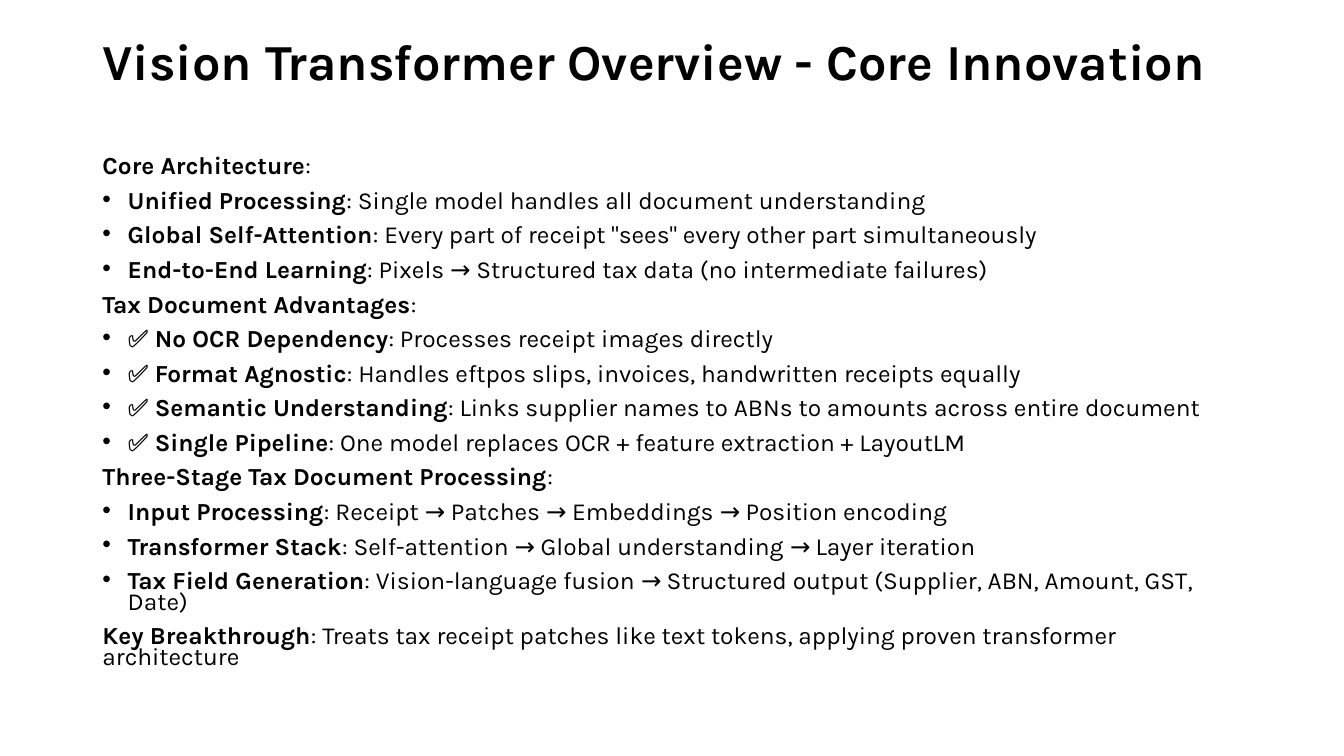
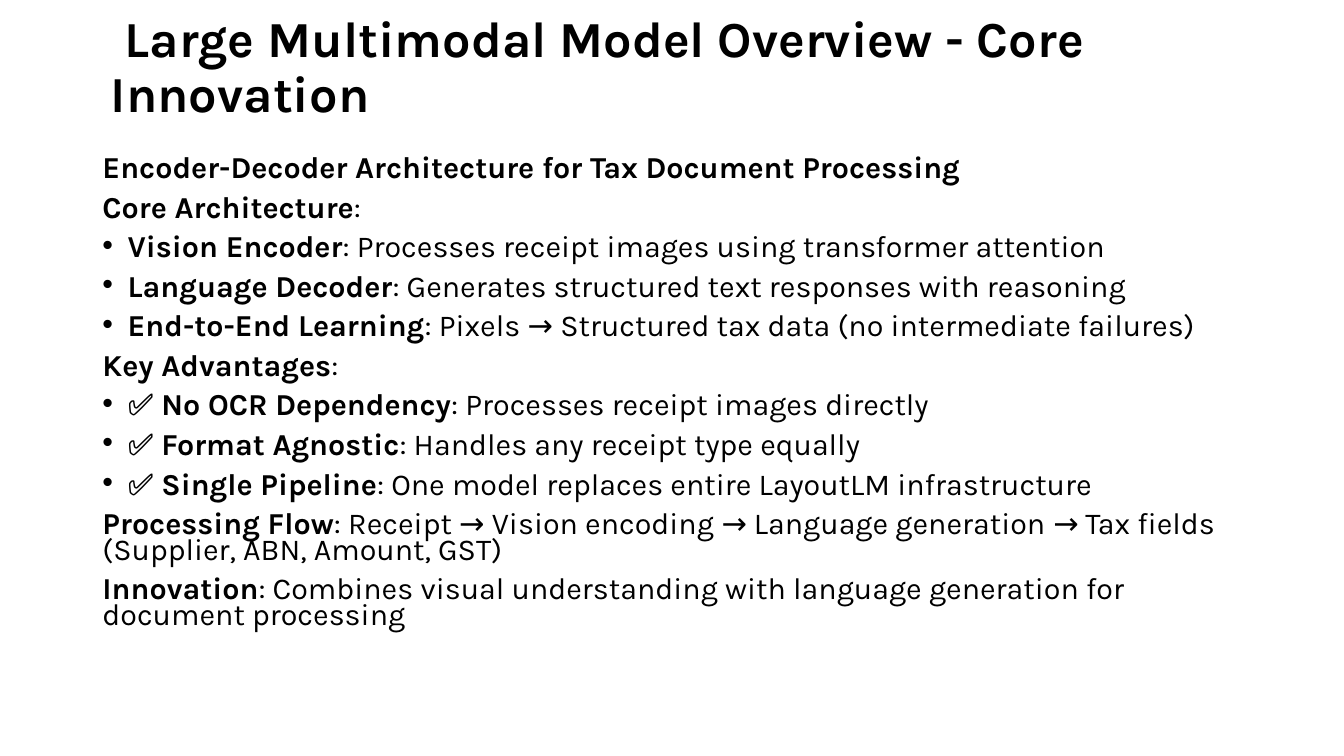
Before and after one commit to tmnestor/unified_vision_processor_minimal, a slide deck: slide 9 of presentation_materials/vision_transformers.pptx (slide 10 before the commit). Drawn at 1344x756 pixels with LibreOffice and Linux fonts; fonts in the diff are those of the drawing. Boxes give left, top, right and bottom in pixels: in the first picture for what was removed or moved away, otherwise in the second. Text is boxed around its words. In the diff, an @@ line names an element or a change of style, - is before the commit and + after.

Commit message:
✨ feat: update presentation materials for Vision Transformers with improved content and visuals

```diff
--- a/presentation_materials/vision_transformers.pptx
+++ b/presentation_materials/vision_transformers.pptx
@@ title at box(111, 21, 1084, 113): text changed @@
-Vision Transformer Overview - Core Innovation
+Large Multimodal Model Overview - Core Innovation
@@ text at box(102, 156, 960, 186): paragraph added @@
+Encoder-Decoder Architecture for Tax Document Processing
@@ text at box(102, 196, 1194, 423): size 17.5 to 21.7 pt in "Core Architecture:", "End-to-End Learning: Pixels → Structured tax data ...", "✅ No OCR Dependency: Processes receipt images ..." @@
@@ text at box(128, 235, 1126, 305): text changed; size 17.5 to 21.7 pt @@
-• Unified Processing: Single model handles all document understanding
-• Global Self-Attention: Every part of receipt "sees" every other part simultaneously
+• Vision Encoder: Processes receipt images using transformer attention
+• Language Decoder: Generates structured text responses with reasoning
@@ text at box(102, 355, 338, 384): text changed; size 17.5 to 21.7 pt @@
-Tax Document Advantages:
+Key Advantages:
@@ text at box(102, 433, 1215, 633): text changed; size 17.5 to 21.7 pt @@
-• ✅ Format Agnostic: Handles eftpos slips, invoices, handwritten receipts equally
-• ✅ Semantic Understanding: Links supplier names to ABNs to amounts across entire document
-• ✅ Single Pipeline: One model replaces OCR + feature extraction + LayoutLM
-Three-Stage Tax Document Processing:
-• Input Processing: Receipt → Patches → Embeddings → Position encoding
-• Transformer Stack: Self-attention → Global understanding → Layer iteration
-• Tax Field Generation: Vision-language fusion → Structured output (Supplier, ABN, Amount, GST, Date)
-Key Breakthrough: Treats tax receipt patches like text tokens, applying proven transformer architecture
+• ✅ Format Agnostic: Handles any receipt type equally
+• ✅ Single Pipeline: One model replaces entire LayoutLM infrastructure
+Processing Flow: Receipt → Vision encoding → Language generation → Tax fields (Supplier, ABN, Amount, GST)
+Innovation: Combines visual understanding with language generation for document processing
```
Also in this commit, not shown: 6 other slides changed, 3 slides added, 6 slides removed.
